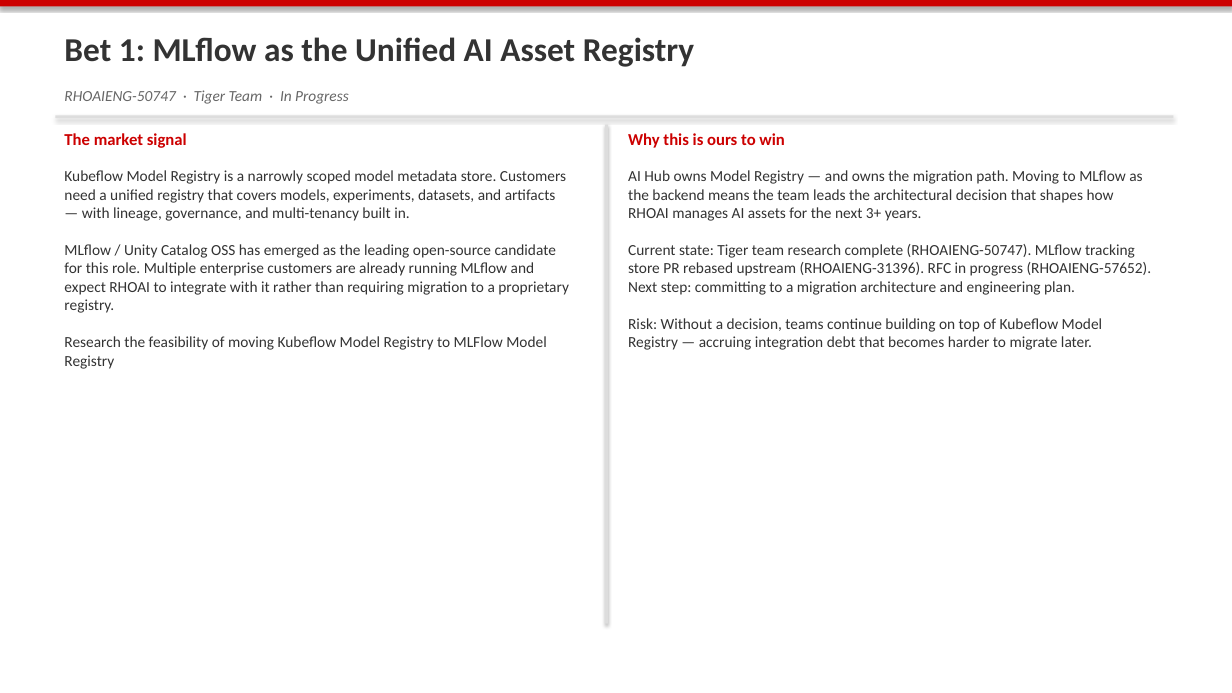
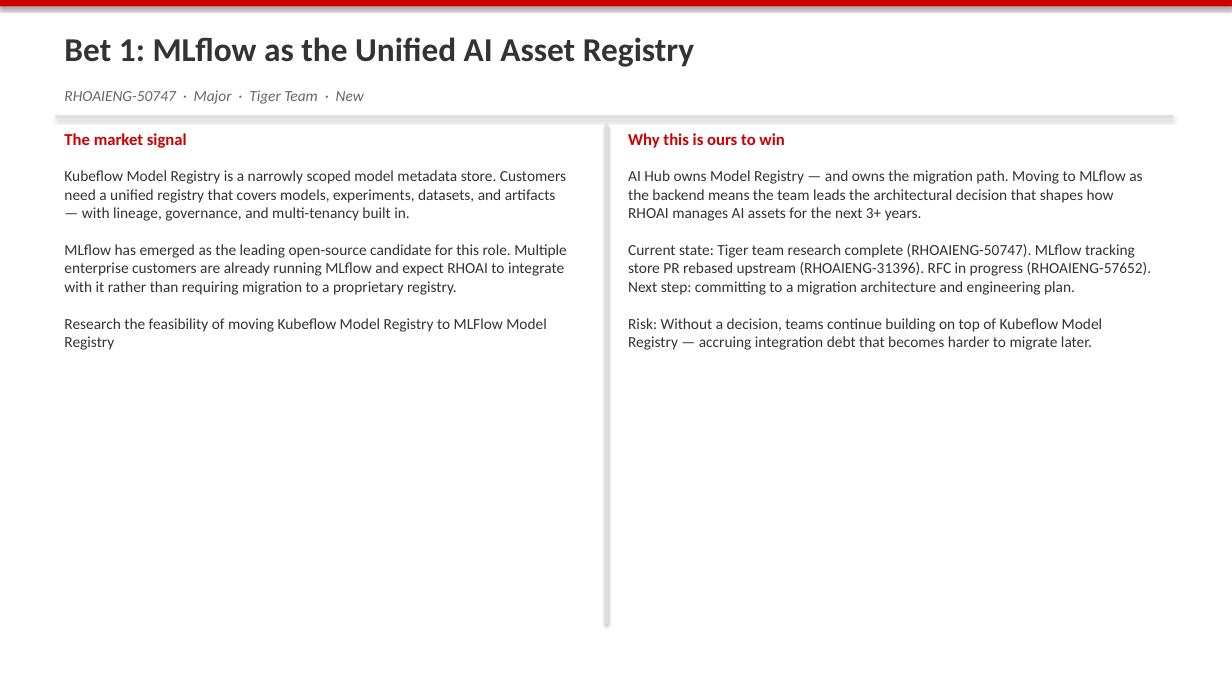
Before and after one commit to jkoehler-redhat/strategy-review, a slide deck: slide 9 of docs/strategy/2026-06-11_ai_hub_strategy_review.pptx. Drawn at 1232x693 pixels with LibreOffice and Linux fonts; fonts in the diff are those of the drawing. Boxes give left, top, right and bottom in pixels: in the first picture for what was removed or moved away, otherwise in the second. Text is boxed around its words. In the diff, an @@ line names an element or a change of style, - is before the commit and + after.

```diff
--- a/docs/strategy/2026-06-11_ai_hub_strategy_review.pptx
+++ b/docs/strategy/2026-06-11_ai_hub_strategy_review.pptx
@@ text at [64,90,364,104]: text changed @@
-RHOAIENG-50747 · Tiger Team · In Progress
+RHOAIENG-50747 · Major · Tiger Team · New
@@ text at [64,170,567,350]: text changed @@
-Kubeflow Model Registry is a narrowly scoped model metadata store. Customers need a unified registry that covers models, experiments, datasets, and artifacts — with lineage, governance, and multi-tenancy built in.
-MLflow / Unity Catalog OSS has emerged as the leading open-source candidate for this role. Multiple enterprise customers are already running MLflow and expect RHOAI to integrate with it rather than requiring migration to a proprietary registry.
-Research the feasibility of moving Kubeflow Model Registry to MLFlow Model Registry
+Kubeflow Model Registry is a narrowly scoped model metadata store. Customers need a unified registry that covers models, experiments, datasets, and artifacts — with lineage, governance, and multi-tenancy built in.
+MLflow has emerged as the leading open-source candidate for this role. Multiple enterprise customers are already running MLflow and expect RHOAI to integrate with it rather than requiring migration to a proprietary registry.
+Research the feasibility of moving Kubeflow Model Registry to MLFlow Model Registry
```
Also in this commit, not shown: 2 other slides changed, 3 other files.
